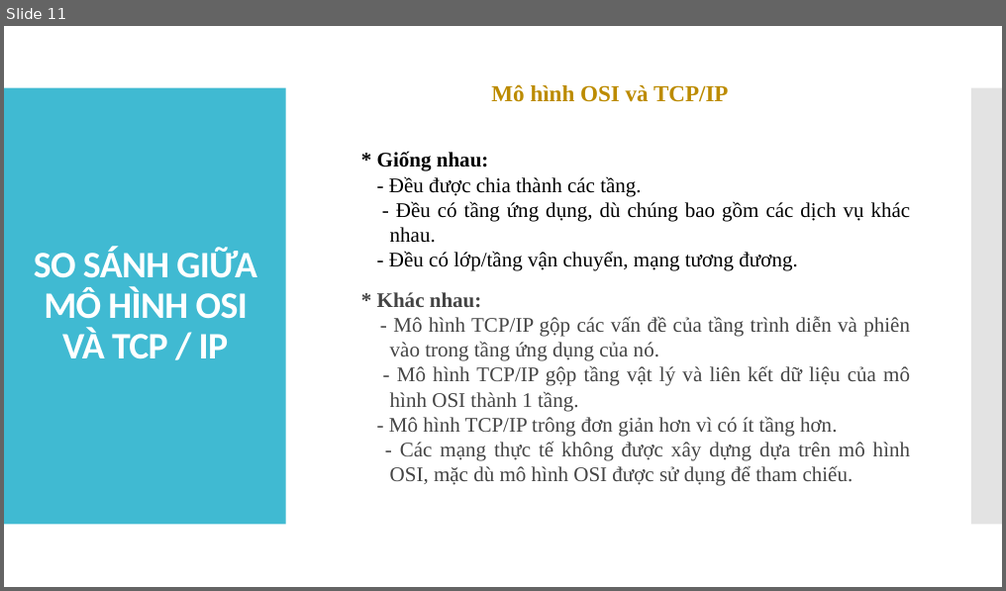
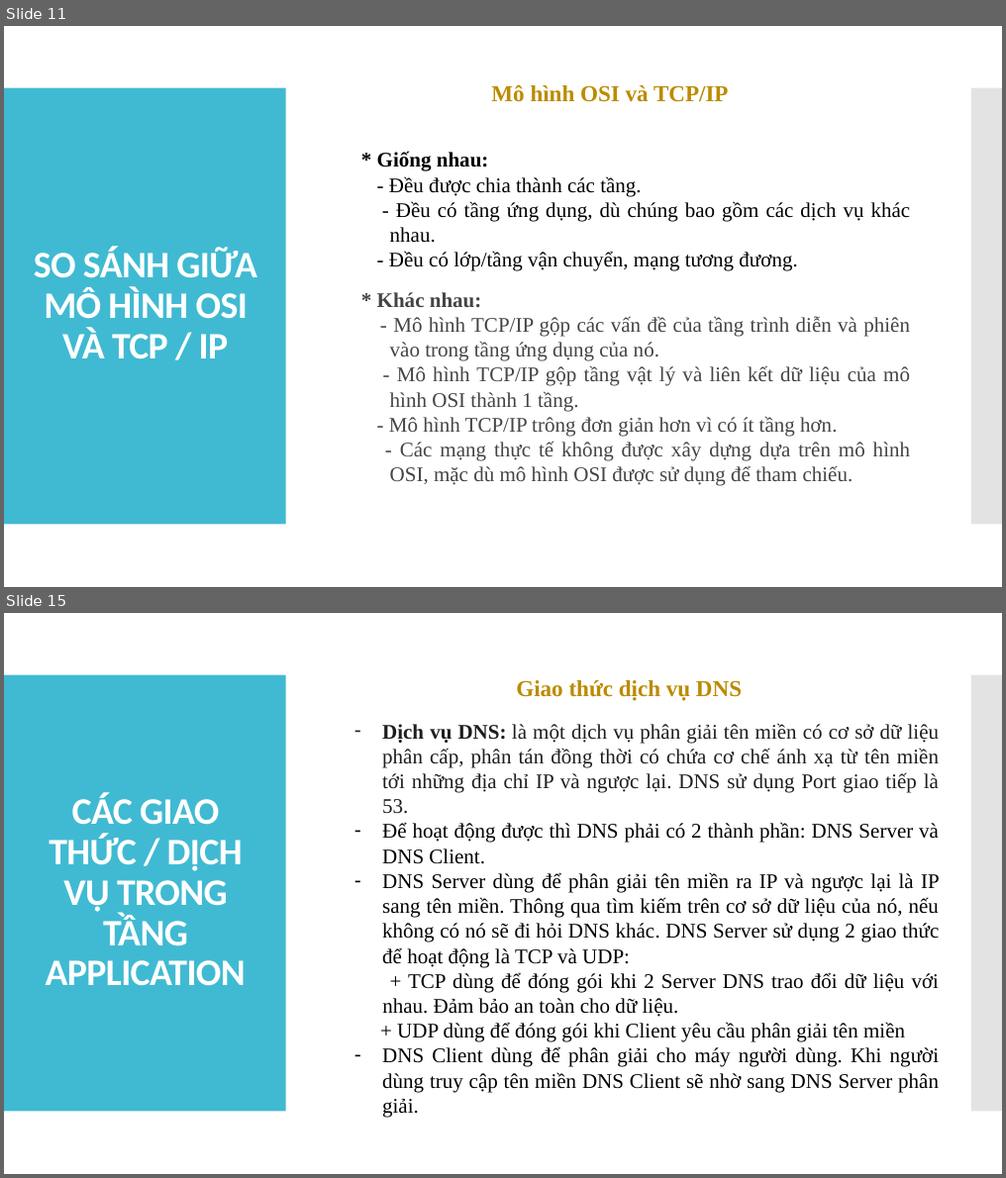
Before and after one commit to tiendatdk3493/Tai_Lieu, a slide deck: Topic 1.pptx. Shown one above the other, each under a label of ours: slide 11 before the commit, slides 11 and 15 after it; the slides between them are not shown. The pictures are 1006x591 and 1006x1178 pixels, drawn with LibreOffice and Linux fonts; fonts in the diff are those of the drawing. Boxes give left, top, right and bottom in pixels: in the first picture for what was removed or moved away, otherwise in the second. Text is boxed around its words. In the diff, an @@ line names an element or a change of style, - is before the commit and + after.

```diff
--- a/Topic 1.pptx
+++ b/Topic 1.pptx
@@ slide 15 added at (x1=4, y1=613, x2=1002, y2=1174), background #FFFFFF; not listed: 2 template elements that a slide beside it also shows @@
@@ text added at (x1=516, y1=680, x2=742, y2=701), 22 pt, text #BB8B00, bold @@
+Giao thức dịch vụ DNS
@@ text added at (x1=382, y1=723, x2=940, y2=1118), 20 pt, text #000000 @@
+– Dịch vụ DNS: là một dịch vụ phân giải tên miền có cơ sở dữ liệu phân cấp, phân tán đồng thời có chứa cơ chế ánh xạ từ tên miền tới những địa chỉ IP và ngược lại. DNS sử dụng Port giao tiếp là 53.
+– Để hoạt động được thì DNS phải có 2 thành phần: DNS Server và DNS Client.
+– DNS Server dùng để phân giải tên miền ra IP và ngược lại là IP sang tên miền. Thông qua tìm kiếm trên cơ sở dữ liệu của nó, nếu không có nó sẽ đi hỏi DNS khác. DNS Server sử dụng 2 giao thức để hoạt động là TCP và UDP:
++ TCP dùng để đóng gói khi 2 Server DNS trao đổi dữ liệu với nhau. Đảm bảo an toàn cho dữ liệu.
++ UDP dùng để đóng gói khi Client yêu cầu phân giải tên miền
+– DNS Client dùng để phân giải cho máy người dùng. Khi người dùng truy cập tên miền DNS Client sẽ nhờ sang DNS Server phân giải.
@@ title added at (x1=46, y1=793, x2=246, y2=986), 36 pt, text #FFFFFF, bold @@
+CÁC GIAO THỨC / DỊCH VỤ TRONG TẦNG APPLICATION
```
Also in this commit, not shown: 2 slides changed, 3 other slides added, 1 other file.
